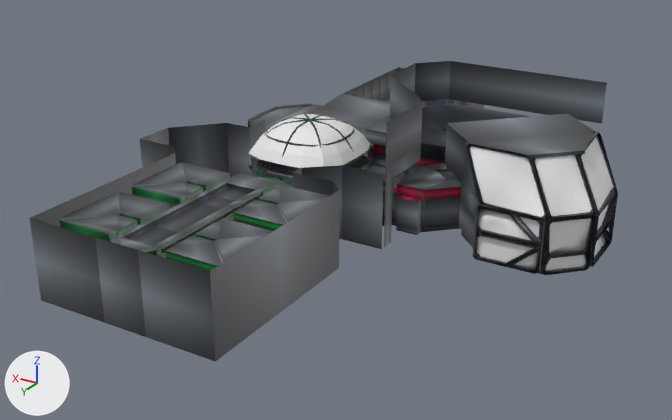
A saved change to the FBX model First Person Puzzler/Assets/Art/Models/cells but epic.fbx.
Both versions are drawn from a 50 mm camera at (-32.2, 51.6, 25.0) aimed at (-1.6, 0.6, -0.5). The axes (+X, +Y, +Z) are drawn at lower left. The lights are the same throughout. Where no turn or scale is listed for an object, it has been applied to the vertices. Vertices at the same position are counted once.

The first picture shows 'Cube', 'cell_escape', 'cell_lab', 'cell_rooms', 'skylight', 'window_square', 'window_square.001', 'window_square.002', 'window_square2.001', 'window_square_double', 'window_square_double2'.
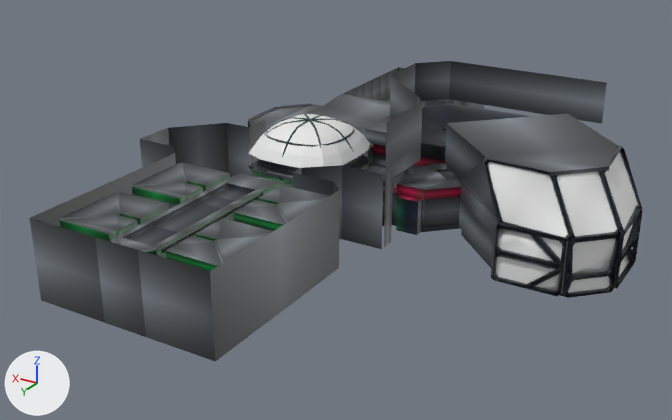
The change, as a diff of the scene's bpy script:
```diff
--- a/First Person Puzzler/Assets/Art/Models/cells but epic.fbx.py
+++ b/First Person Puzzler/Assets/Art/Models/cells but epic.fbx.py
@@ me_cube_004 @@
 # used by ob_cell_lab; location = (0.0, 0.0, 0.0)
-me_cube_004.from_pydata(...)  # 450 vertices, 481 faces; spans x -19.5..-1.4, y -13.0..3.5, z -0.1..6.5
+me_cube_004.from_pydata(...)  # 460 vertices, 493 faces; spans x -21.5..-1.4, y -13.0..5.5, z -0.1..6.5
+# me_cube_004 part 1
+# 5 faces are deleted
+# 40 vertices in x -19.5..-11.5, y -4.5..3.5, z -0.1..6.5 move by (-2.0, 2.0, 0.0)
+# 10 vertices are added at x -16.7..-14.2, y -8.7..-6.2, z 0.0..2.3
+# 17 new faces join them
+# me_cube_004 part 2: 5 kept faces spanning x -11.6..-7.3, y -6.4..2.5, z -0.1..2.3 get new texture (UV) coordinates
 me_cube_004.materials.append(mat_material)
@@ ob_window_square_double2 @@
 ob_window_square_double2 = bpy.data.objects.new('window_square_double2', me_cube_015)
-ob_window_square_double2.location = (-19.55, -0.78, 1.75)
+ob_window_square_double2.location = (-21.55, 1.22, 1.75)
@@ ob_window_square_double @@
 ob_window_square_double = bpy.data.objects.new('window_square_double', me_cube_009)
-ob_window_square_double.location = (-15.25, 3.55, 1.75)
+ob_window_square_double.location = (-17.25, 5.55, 1.75)
@@ ob_window_square_002 @@
 ob_window_square_002 = bpy.data.objects.new('window_square.002', me_cube_011)
-ob_window_square_002.location = (-16.38, 4.56, 5.2)
+ob_window_square_002.location = (-18.38, 6.56, 5.2)
@@ ob_window_square2_001 @@
 ob_window_square2_001 = bpy.data.objects.new('window_square2.001', me_cube_016)
-ob_window_square2_001.location = (-18.47, 2.47, 1.72)
+ob_window_square2_001.location = (-20.47, 4.47, 1.72)
@@ ob_window_square_001 @@
 ob_window_square_001 = bpy.data.objects.new('window_square.001', me_cube_010)
-ob_window_square_001.location = (-20.58, 0.36, 5.2)
+ob_window_square_001.location = (-22.58, 2.36, 5.2)
@@ ob_window_square @@
 ob_window_square = bpy.data.objects.new('window_square', me_cube_005)
-ob_window_square.location = (-18.48, 2.46, 5.2)
+ob_window_square.location = (-20.48, 4.46, 5.2)
```

Boxes [x1, y1, x2, y2] around the edits, measured in the pictures (672 x 420 px):
'cell_lab', reshaped (10% wider, 13% taller): before [366, 104, 598, 275]; after [366, 104, 621, 297]
'window_square_double', moved: before [472, 203, 546, 274]; after [491, 222, 568, 296]
'window_square.002', moved: before [465, 142, 548, 221]; after [482, 157, 572, 242]
'window_square2.001', moved: before [540, 213, 596, 275]; after [563, 233, 621, 298]
'window_square', moved: before [531, 151, 595, 221]; after [552, 167, 621, 241]
'window_square.001', moved: before [577, 131, 617, 216]; after [600, 145, 642, 236]
'window_square_double2', moved: before [586, 191, 618, 267]; after [611, 208, 643, 289]
part 1 of me_cube_004, built on: before [457, 128, 598, 275]; after [457, 128, 621, 297]
part 2 of me_cube_004, surface changed: [396, 197, 418, 235] in both
